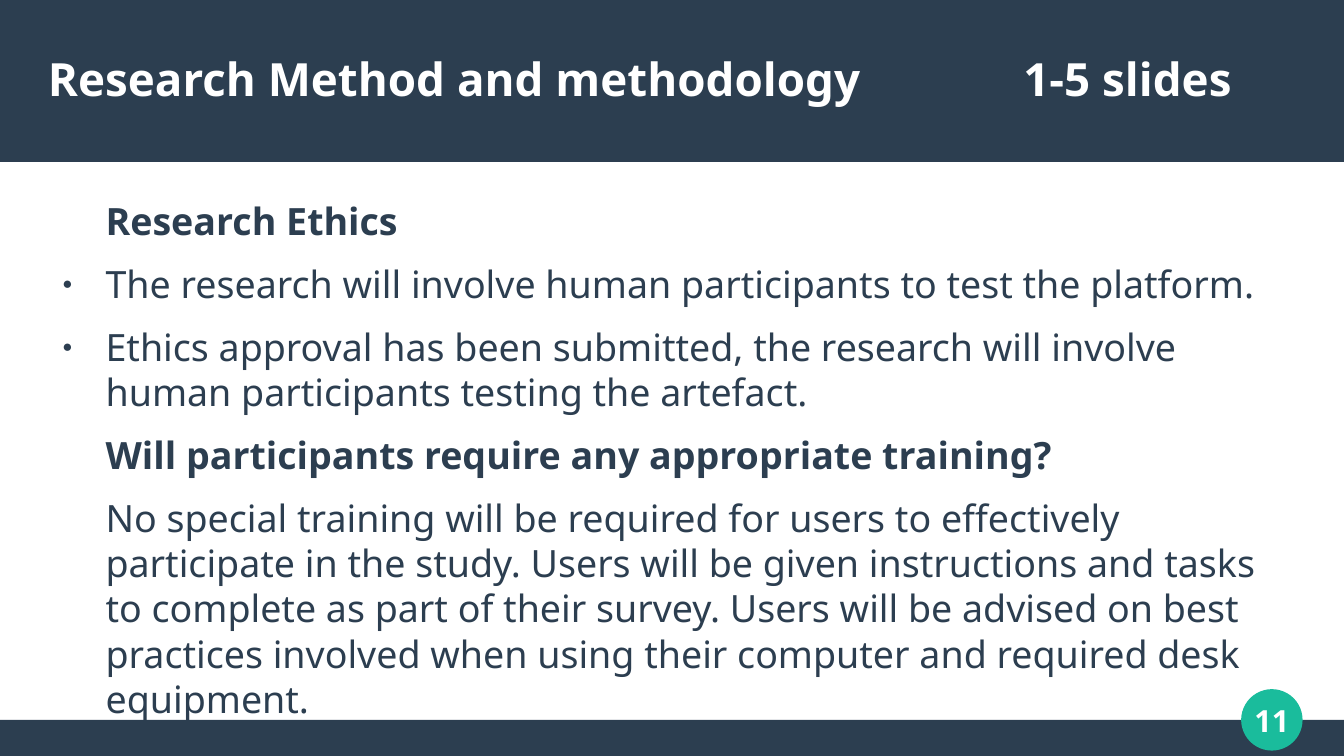
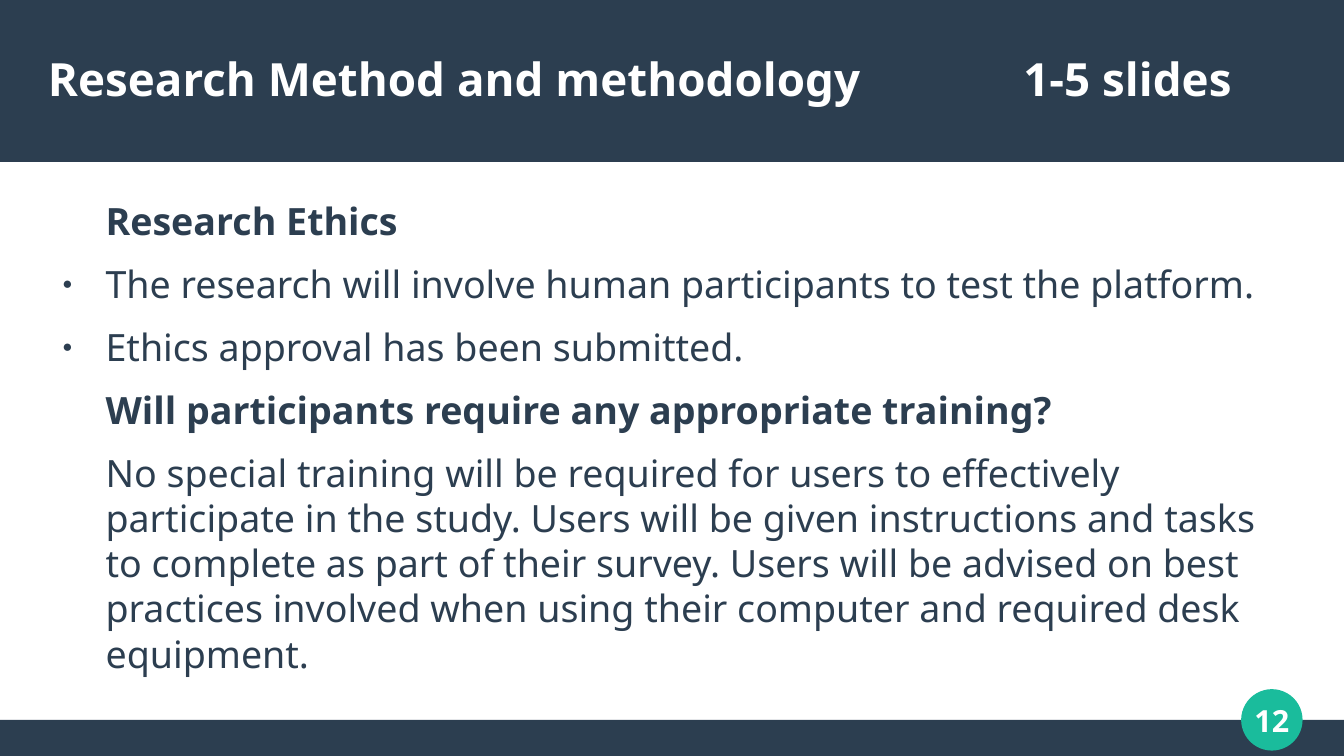
Before and after one commit to dannydaley/myUniSocial, a slide deck: slide 12 of Documentation/COMP320 PRESENTATION.odp (slide 11 before the commit). Drawn at 1344x756 pixels with LibreOffice and Linux fonts; fonts in the diff are those of the drawing. Boxes give left, top, right and bottom in pixels: in the first picture for what was removed or moved away, otherwise in the second. Text is boxed around its words. In the diff, an @@ line names an element or a change of style, - is before the commit and + after.

```diff
--- a/Documentation/COMP320 PRESENTATION.odp
+++ b/Documentation/COMP320 PRESENTATION.odp
@@ text at [106,332,744,370]: text changed @@
-● Ethics approval has been submitted, the research will involve human participants testing the artefact.
+● Ethics approval has been submitted.
@@ page number at [1254,710,1289,732]: text changed @@
-11
+12
```
Also in this commit, not shown: 6 other slides changed, 1 other file.
